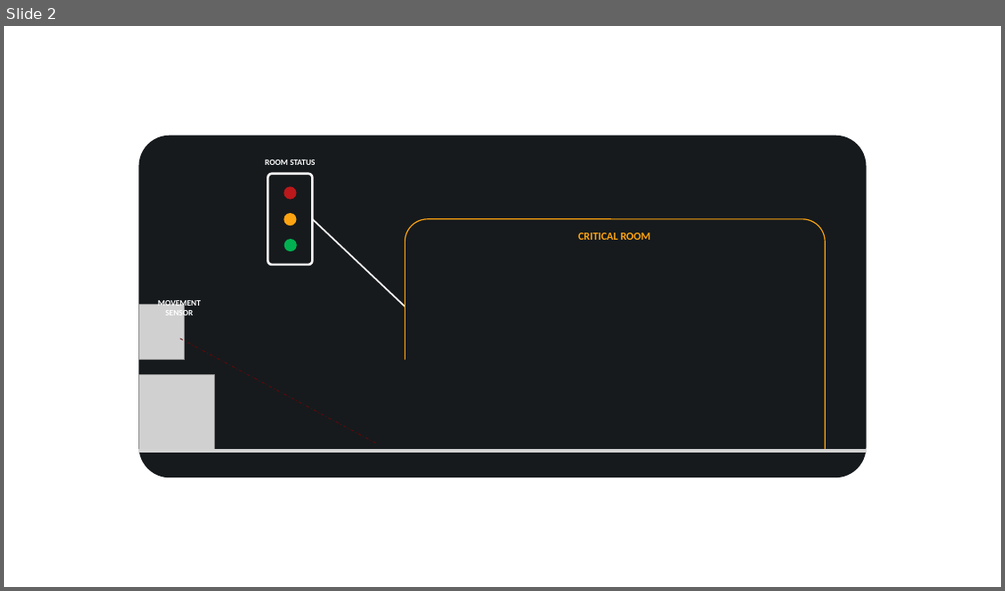
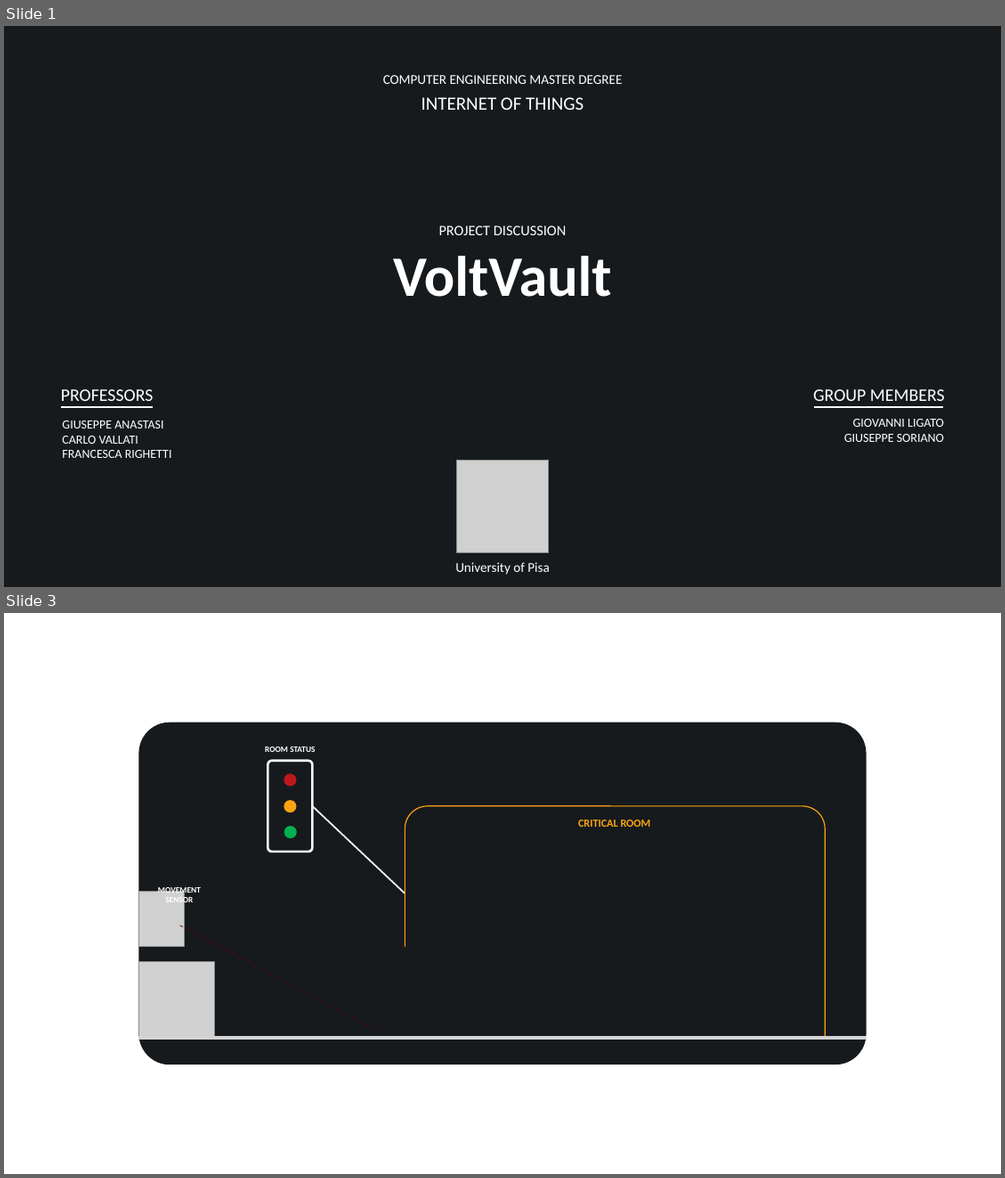
Before and after one commit to giovanniligato/IoT-Project, a slide deck: Slides.pptx. Shown one above the other, each under a label of ours: slide 2 before the commit, slides 1 and 3 after it; the slides between them are not shown. The pictures are 1005x591 and 1005x1178 pixels, drawn with LibreOffice and Linux fonts; fonts in the diff are those of the drawing; grey boxes stand for pictures. Boxes give left, top, right and bottom in pixels: in the first picture for what was removed or moved away, otherwise in the second. Text is boxed around its words. In the diff, an @@ line names an element or a change of style, - is before the commit and + after.

```diff
--- a/Slides.pptx
+++ b/Slides.pptx
@@ slide 1 added at (4,26,1001,587), background #161A1D @@
@@ text added at (383,75,622,84), 13 pt, text #FFFFFF @@
+COMPUTER ENGINEERING MASTER DEGREE
@@ text added at (421,97,583,110), 18 pt, text #FFFFFF @@
+INTERNET OF THINGS
@@ text added at (439,225,566,235), 14 pt, text #FFFFFF @@
+PROJECT DISCUSSION
@@ text added at (393,256,612,297), 55 pt, text #FFFFFF, bold @@
+VoltVault
@@ text added at (61,389,154,401), 17 pt, text #FFFFFF @@
+PROFESSORS
@@ text added at (813,389,945,401), 17 pt, text #FFFFFF @@
+GROUP MEMBERS
@@ text added at (62,420,172,458), 12 pt, text #FFFFFF @@
+GIUSEPPE ANASTASI
+CARLO VALLATI
+FRANCESCA RIGHETTI
@@ line added from (62, 408) to (153, 408), #FFFFFF 1.5 pt @@
@@ line added from (814, 408) to (944, 408), #FFFFFF 1.5 pt @@
@@ text added at (844,418,944,442), 12 pt, text #FFFFFF @@
+GIOVANNI LIGATO
+GIUSEPPE SORIANO
@@ picture added at (457,459,549,553) @@
@@ text added at (455,562,549,574), 13 pt, text #FFFFFF @@
+University of Pisa
@@ what was slide 2 is now slide 3 @@
```
Also in this commit, not shown: 1 slide changed, 6 other files.
